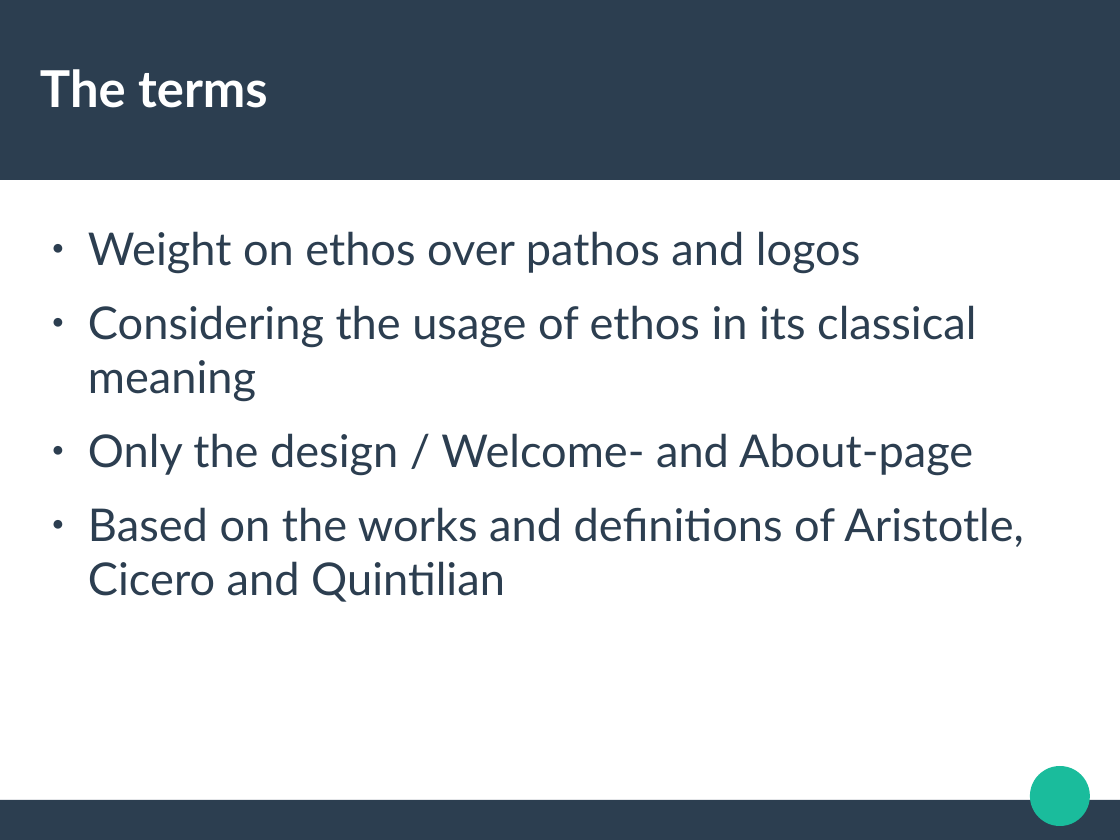
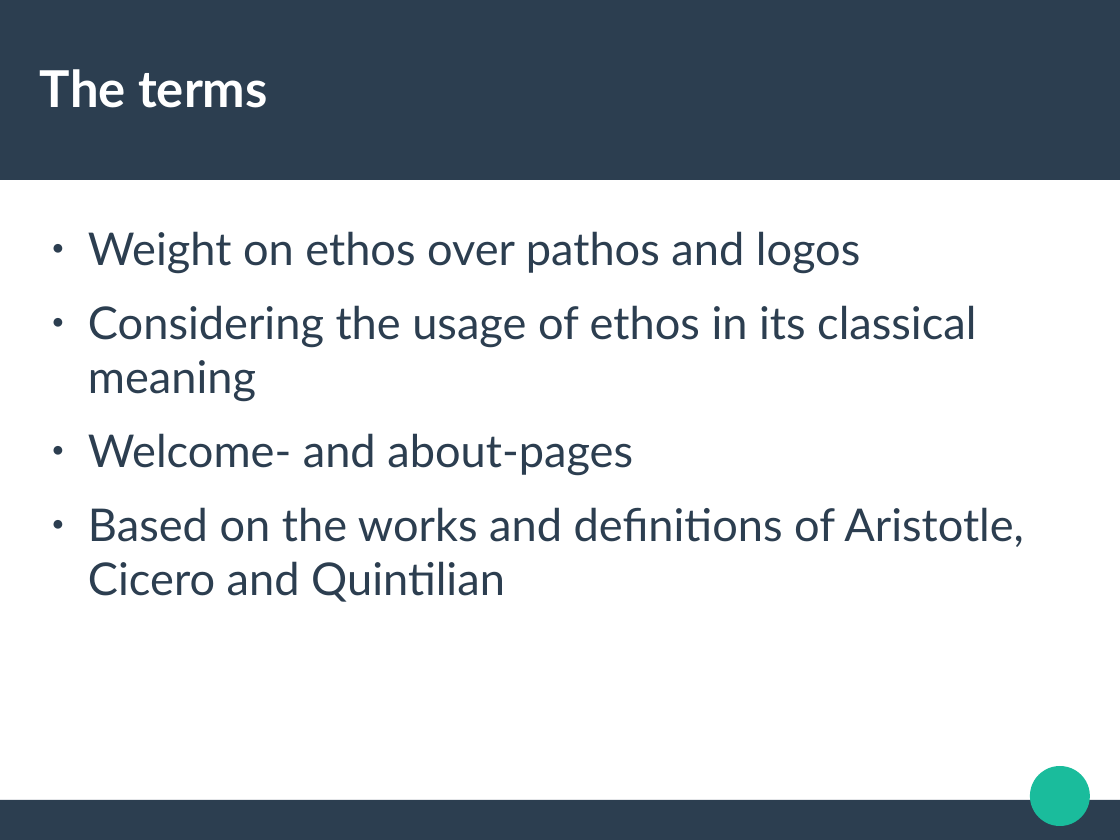
Before and after one commit to codedevstem/School, a slide deck: slide 3 of dikult205/present/Presentation.odp. Drawn at 1120x840 pixels with LibreOffice and Linux fonts; fonts in the diff are those of the drawing. Boxes give left, top, right and bottom in pixels: in the first picture for what was removed or moved away, otherwise in the second. Text is boxed around its words. In the diff, an @@ line names an element or a change of style, - is before the commit and + after.

```diff
--- a/dikult205/present/Presentation.odp
+++ b/dikult205/present/Presentation.odp
@@ text at (x1=88, y1=433, x2=633, y2=476): text changed @@
-● Only the design / Welcome- and About-page
+● Welcome- and about-pages
```
Also in this commit, not shown: 7 other slides changed, 1 other file.
